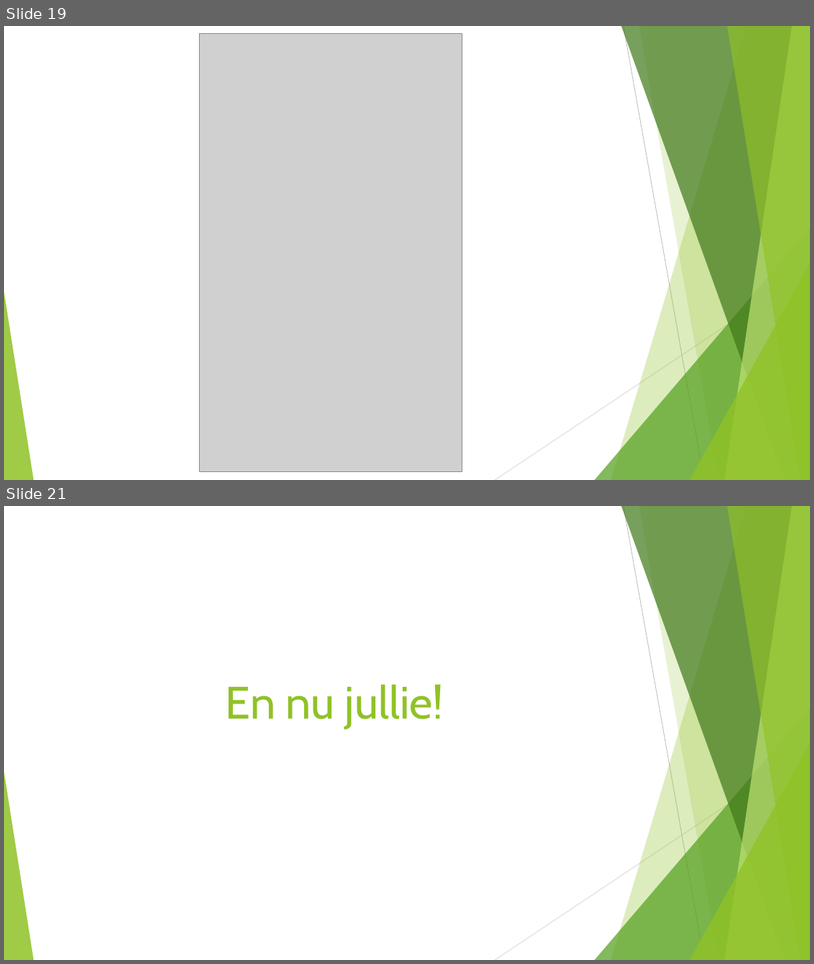
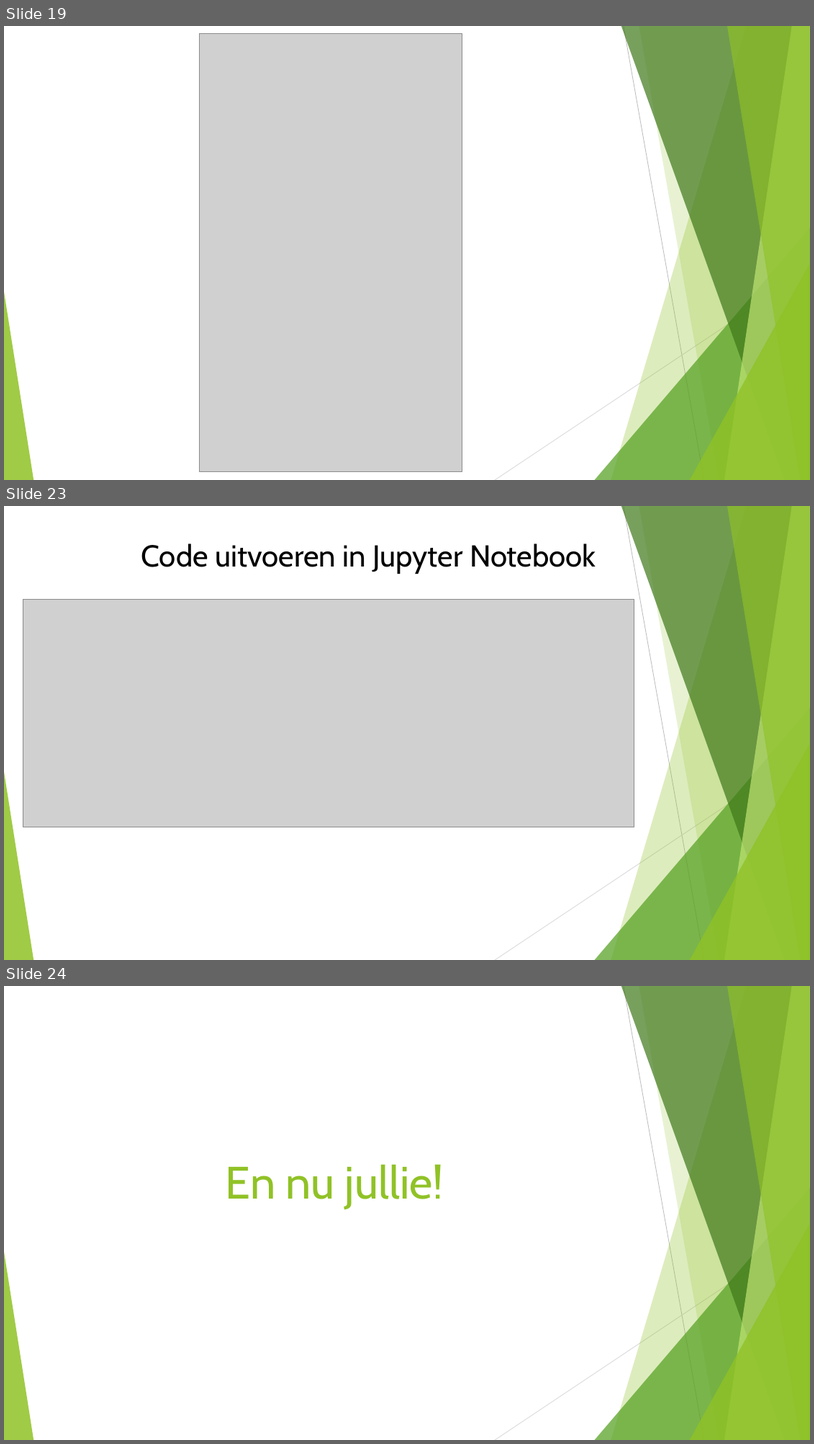
Before and after one commit to HagaZiekenhuis/python-workshops, a slide deck: Intro.pptx. Shown one above the other, each under a label of ours: slides 19 and 21 before the commit, slides 19, 23 and 24 after it; the slides between them are not shown. The pictures are 814x964 and 814x1444 pixels, drawn with LibreOffice and Linux fonts; fonts in the diff are those of the drawing; grey boxes stand for pictures. Boxes give left, top, right and bottom in pixels: in the first picture for what was removed or moved away, otherwise in the second. Text is boxed around its words. In the diff, an @@ line names an element or a change of style, - is before the commit and + after.

```diff
--- a/Intro.pptx
+++ b/Intro.pptx
@@ slide 23 added at bbox=[4, 506, 810, 960], background #FFFFFF; not listed: 10 template elements that a slide beside it also shows @@
@@ text added at bbox=[142, 543, 597, 574], 36 pt, text #000000 @@
+Code uitvoeren in Jupyter Notebook
@@ picture added at bbox=[23, 599, 635, 826] @@
@@ what was slide 21 is now slide 24 @@
```
Also in this commit, not shown: 4 slides changed, 3 other slides added.
